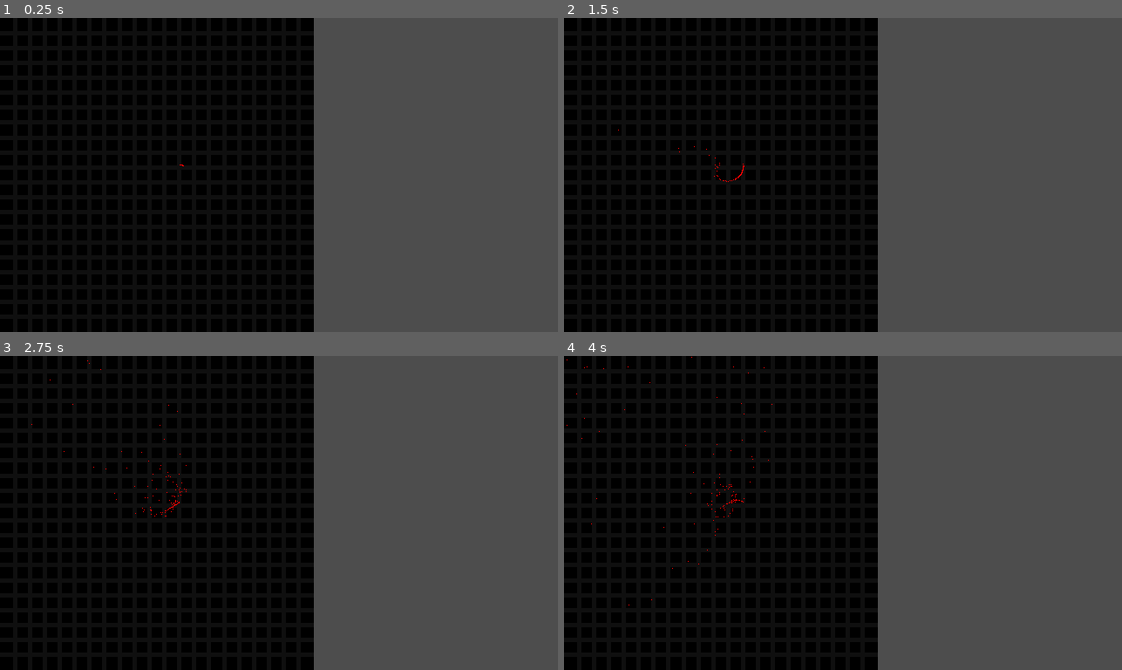
Above: before the commit, frames 1-4 (two rows, left to right).
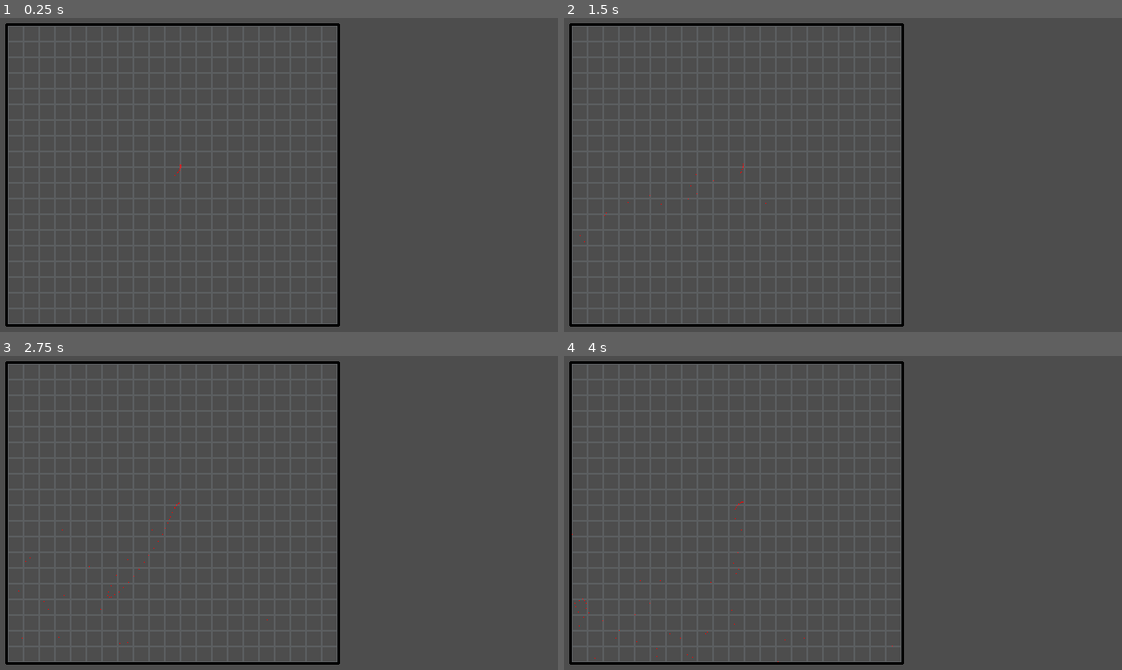
Above: after the commit, the same moments.

Repository: an-olive/BRSD-14
Game: Godot game, scene res://main.tscn
Same seed, same stepped clock (60 frames per second), same inputs: the game is played once before the commit and once after it.
Inputs:
- Up to frame 1 (0.25 s): no input
- Up to frame 2 (1.5 s): tap Enter at 0.5 s; tap Space at 1.25 s
- Up to frame 3 (2.75 s): tap Enter at 2 s
- Up to frame 4 (4 s): no input

The runs differ from the first frame. In frame 1, 55% of the frame differs, in the area x 0-61%, y 0-100%; in frame 2, 55%; in frame 3, 55%; in frame 4, 55%.

Commit message:
#1 - align everything to build area

Diff:
--- a/gibs.gdshader
+++ b/Shaders/gibs.gdshader
@@ -1,6 +1,7 @@
 shader_type particles;
 
-uniform vec2 bounds = vec2(360, 360);
+uniform vec2 origin = vec2(9, 9);
+uniform vec2 bounds = vec2(378, 342);
 uniform float forceMultiplier = 100000;
 uniform float destructionRadius = 4.0;
 uniform float wallElasticity = 0.5;
@@ -15,7 +16,7 @@
 }
 
 void process() {
-	vec2 relativeToCenter = bounds / 2.0 - TRANSFORM[3].xy;
+	vec2 relativeToCenter = origin + bounds / 2.0 - TRANSFORM[3].xy;
 	float distanceFromCenter = sqrt(pow(relativeToCenter.x, 2.0) + pow(relativeToCenter.y, 2.0));
 	ACTIVE = distanceFromCenter > destructionRadius;
 	float force = (1.0 / pow(distanceFromCenter, 2.0)) * forceMultiplier;
@@ -23,12 +24,12 @@
 	//TRANSFORM[3].x = distanceFromCenter + 1.0;
 	VELOCITY += vec3(cos(angle), sin(angle), 0) * force * DELTA;
 	COLOR = vec4(1, 0, 0, 1);
-	if (TRANSFORM[3].x < 0.0 || TRANSFORM[3].x > bounds.x) {
-		TRANSFORM[3].x = clamp(TRANSFORM[3].x, 0.0, bounds.x);
+	if (TRANSFORM[3].x < origin.x || TRANSFORM[3].x > origin.x + bounds.x) {
+		TRANSFORM[3].x = clamp(TRANSFORM[3].x, origin.x, origin.x + bounds.x);
 		VELOCITY.x *= -wallElasticity;
 	}
-	if (TRANSFORM[3].y < 0.0 || TRANSFORM[3].y > bounds.y) {
-		TRANSFORM[3].y = clamp(TRANSFORM[3].y, 0.0, bounds.y);
+	if (TRANSFORM[3].y < origin.y || TRANSFORM[3].y > origin.y + bounds.y) {
+		TRANSFORM[3].y = clamp(TRANSFORM[3].y, origin.y, origin.y + bounds.y);
 		VELOCITY.y *= -wallElasticity;
 	}
 }
--- a/game.gd
+++ b/game.gd
@@ -2,21 +2,9 @@
 
 @export var grid_size: Vector2i = Vector2i(21, 21)
 @export var initial_hole_size: float = 1
-
-@export_group("Visuals")
-@export var background_color: Color = Color("FFF")
-@export var grid_color: Color = Color("EEE")
-@export var grid_line_width: float = 5
 
 var tile_size: float
 
 func _ready() -> void:
 	var size = get_viewport_rect().size
 	tile_size = min(size.x / grid_size.x, size.y / grid_size.y)
-
-func _draw() -> void:
-	draw_rect(Rect2(0, 0, tile_size * grid_size.x, tile_size * grid_size.y), background_color)
-	for x in range(1, grid_size.x):
-		draw_line(Vector2(tile_size * x, 0), Vector2(tile_size * x, tile_size * grid_size.y), grid_color, grid_line_width)
-	for y in range(1, grid_size.y):
-		draw_line(Vector2(0, tile_size * y), Vector2(tile_size * grid_size.x, tile_size * y), grid_color, grid_line_width)
--- a/game.tscn
+++ b/game.tscn
@@ -1,19 +1,19 @@
 [gd_scene load_steps=4 format=3 uid="uid://v14xu65rsedv"]
 
 [ext_resource type="Script" uid="uid://8ihith2aq67n" path="res://game.gd" id="1_80nbo"]
-[ext_resource type="Shader" uid="uid://fjun80bgo18n" path="res://gibs.gdshader" id="2_e2o6t"]
+[ext_resource type="Shader" uid="uid://fjun80bgo18n" path="res://Shaders/gibs.gdshader" id="2_e2o6t"]
 
 [sub_resource type="ShaderMaterial" id="ShaderMaterial_e2o6t"]
 shader = ExtResource("2_e2o6t")
-shader_parameter/bounds = Vector2(360, 360)
+shader_parameter/origin = Vector2(9, 9)
+shader_parameter/bounds = Vector2(378, 342)
 shader_parameter/forceMultiplier = 100000.0
 shader_parameter/destructionRadius = 4.0
 shader_parameter/wallElasticity = 0.5
 
 [node name="Game" type="Node2D"]
 script = ExtResource("1_80nbo")
-background_color = Color(0, 0, 0, 1)
-grid_color = Color(0.0605308, 0.0605302, 0.0605303, 1)
+grid_size = Vector2i(21, 19)
 
 [node name="Gibs" type="GPUParticles2D" parent="."]
 position = Vector2(206, 168)
--- a/main.tscn
+++ b/main.tscn
@@ -1,6 +1,8 @@
-[gd_scene load_steps=2 format=3 uid="uid://c5nq1t26y817x"]
+[gd_scene load_steps=4 format=3 uid="uid://c5nq1t26y817x"]
 
 [ext_resource type="PackedScene" uid="uid://v14xu65rsedv" path="res://game.tscn" id="1_ig7tw"]
+[ext_resource type="Texture2D" uid="uid://q8obw27mr2h5" path="res://Assets/UI/BuildArea_Border.png" id="2_h2yge"]
+[ext_resource type="Texture2D" uid="uid://dmy01tocun156" path="res://Assets/UI/BuildArea_Grid.png" id="3_1bvp3"]
 
 [node name="Control" type="Control"]
 layout_mode = 3
@@ -11,3 +13,23 @@
 grow_vertical = 2
 
 [node name="Game" parent="." instance=ExtResource("1_ig7tw")]
+
+[node name="BuildArea" type="Control" parent="."]
+layout_mode = 1
+anchors_preset = 15
+anchor_right = 1.0
+anchor_bottom = 1.0
+grow_horizontal = 2
+grow_vertical = 2
+
+[node name="Border" type="TextureRect" parent="BuildArea"]
+layout_mode = 0
+offset_right = 640.0
+offset_bottom = 360.0
+texture = ExtResource("2_h2yge")
+
+[node name="Grid" type="TextureRect" parent="BuildArea"]
+layout_mode = 0
+offset_right = 40.0
+offset_bottom = 40.0
+texture = ExtResource("3_1bvp3")
Renamed: gibs.gdshader.uid -> Shaders/gibs.gdshader.uid
